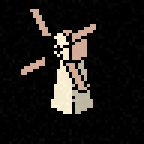
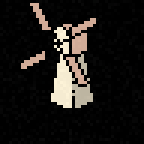
Layered file, before and after one edit (144 × 144). Changes by layer:
painted on "Lines copy #3" over [21, 3, 96, 93]
painted on "Walls copy" over [21, 3, 96, 90]
painted on "Lines" over [48, 21, 96, 114]
painted on "Roof #1" over [63, 24, 87, 63]
painted on "Pasted Layer" over [72, 54, 93, 114]
painted on "Walls" over [51, 27, 93, 114]
